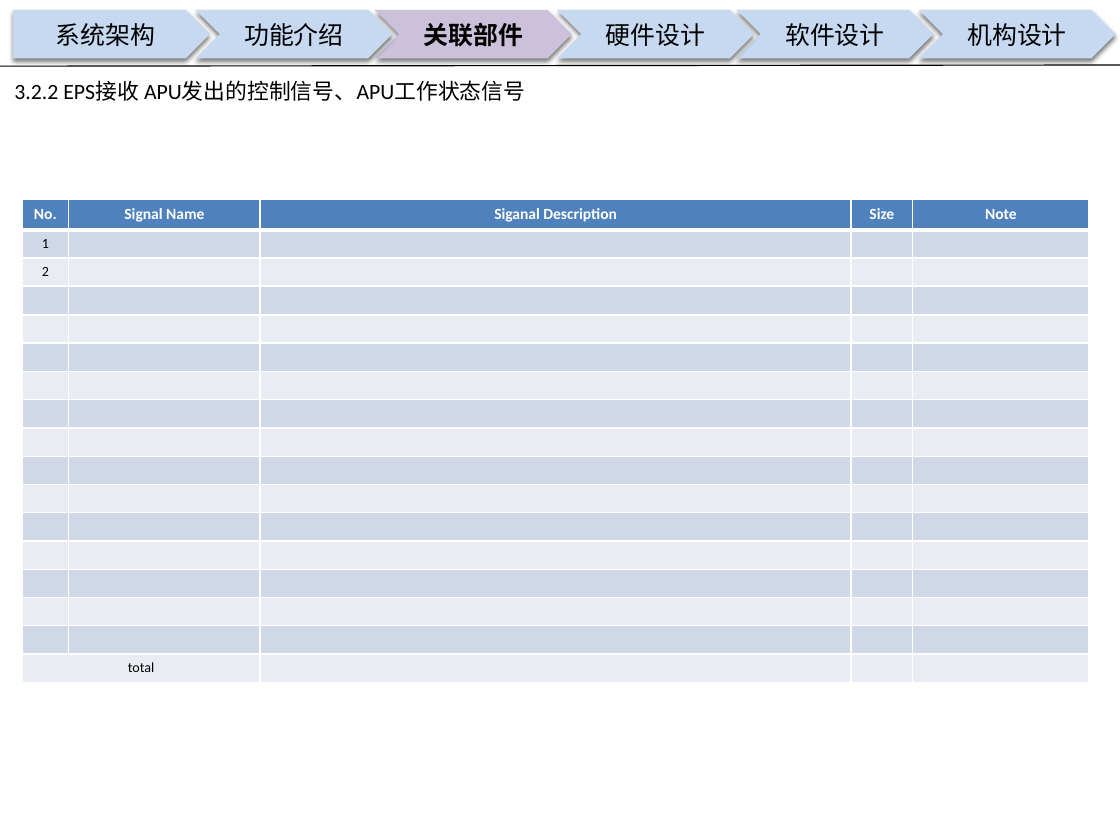
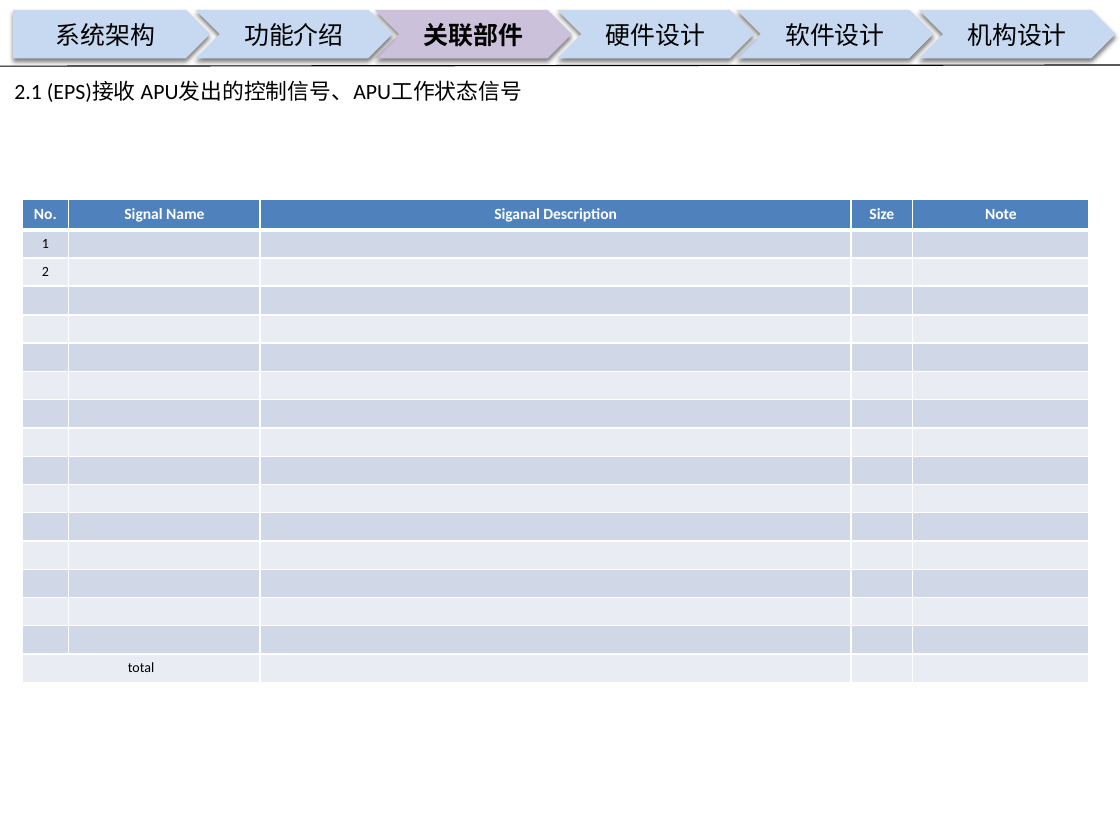
Before and after one commit to guruquan887/VAD01, a slide deck: slide 9 of 01需求分析/docs/specs/00APU设计构想书-VAD01-20180126.pptx. Drawn at 1120x840 pixels with LibreOffice and Linux fonts; fonts in the diff are those of the drawing; background and template pictures are left out. Boxes give left, top, right and bottom in pixels: in the first picture for what was removed or moved away, otherwise in the second. Text is boxed around its words. In the diff, an @@ line names an element or a change of style, - is before the commit and + after.

Commit message:
项目工作汇报
项目工作汇报

```diff
--- a/01需求分析/docs/specs/00APU设计构想书-VAD01-20180126.pptx
+++ b/01需求分析/docs/specs/00APU设计构想书-VAD01-20180126.pptx
@@ text at (14, 81, 522, 102): text changed @@
-3.2.2 EPS接收 APU发出的控制信号、APU工作状态信号
+2.1 (EPS)接收 APU发出的控制信号、APU工作状态信号
```
Also in this commit, not shown: 9 other slides changed, 3 slides added, 1 other file.
